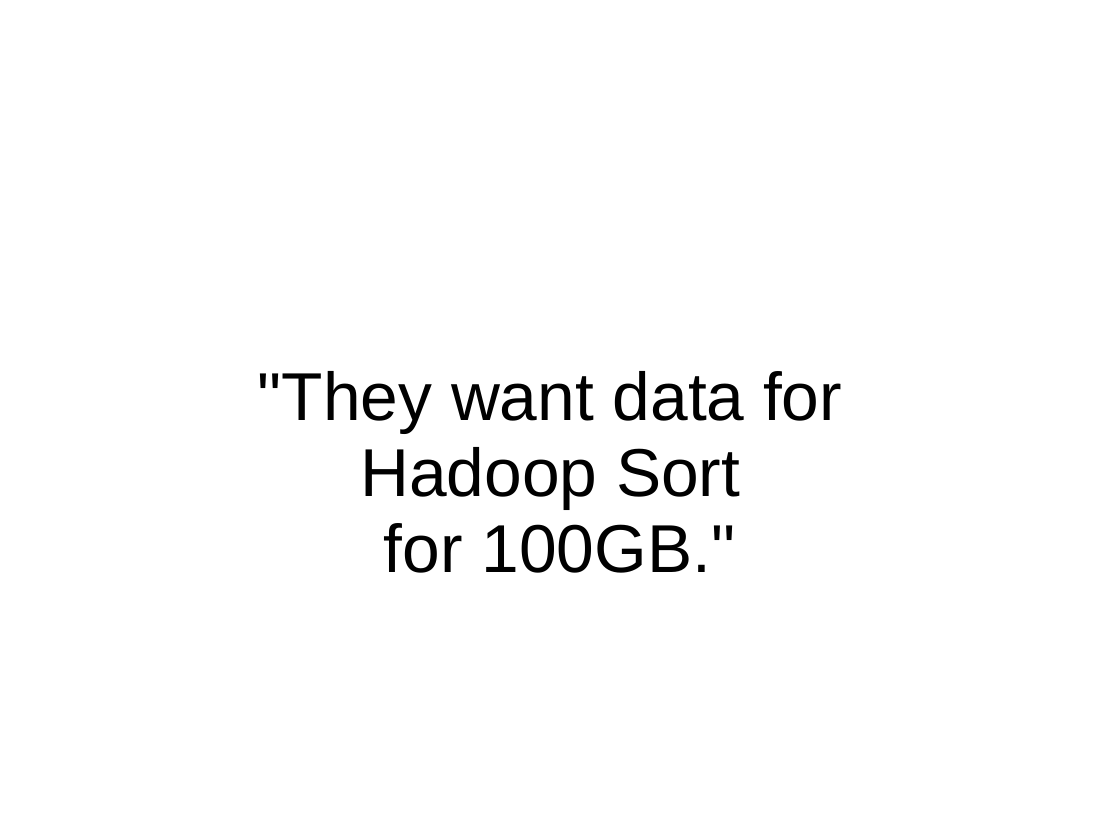
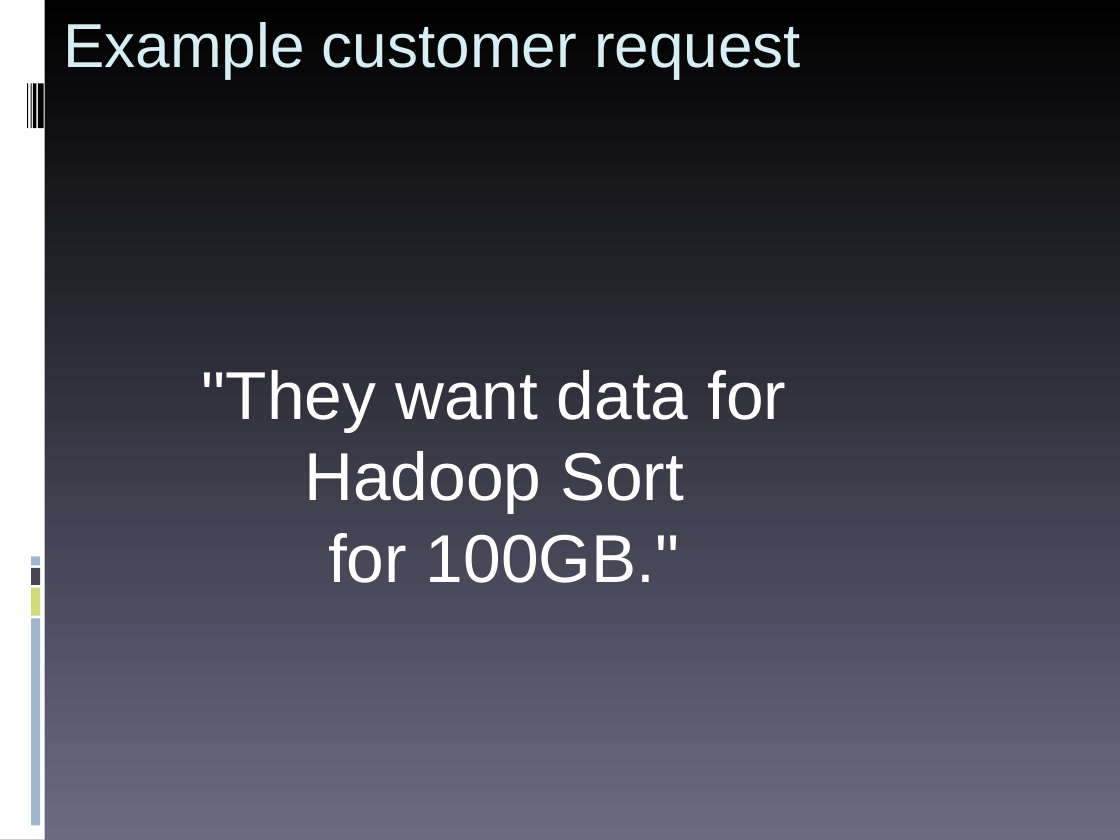
Before and after one commit to rhusar/smartfrog, a slide deck: slide 3 of core/components/hadoop/doc/workshop/benchmarking.ppt. Drawn at 1120x840 pixels with LibreOffice and Linux fonts; fonts in the diff are those of the drawing; background and template pictures are left out. Boxes give left, top, right and bottom in pixels: in the first picture for what was removed or moved away, otherwise in the second. Text is boxed around its words. In the diff, an @@ line names an element or a change of style, - is before the commit and + after.

```diff
--- a/core/components/hadoop/doc/workshop/benchmarking.ppt
+++ b/core/components/hadoop/doc/workshop/benchmarking.ppt
@@ background picture (left out) to gradient #000000 to #6A6A84 @@
@@ rectangle added at (0,0,45,839), fill #FFFFFF @@
@@ title "Example customer request" at (63,22,801,78): text colour #FFFFFF to #D6EEF4, bold off; alignment centre to left; line spacing 0.93 to 1; vertical alignment middle to top @@
@@ rectangle added at (27,83,28,128), fill #000000 @@
@@ rectangle added at (30,83,32,128), fill #000000 @@
@@ rectangle added at (33,83,36,128), fill #000000 @@
@@ rectangle added at (38,83,44,128), fill #000000 @@
@@ subtitle ""They want data for Hadoop ...": place and size @@
-subtitle ""They want data for Hadoop ..." at (258,371,842,573)
+subtitle ""They want data for Hadoop ..." at (202,370,786,583)
@@ subtitle ""They want data for Hadoop ..." at (202,370,786,583): text colour #000000 to #FFFFFF; line spacing 0.93 to 1; more space between paragraphs @@
@@ rectangle added at (32,568,41,585), fill #464653 @@
@@ rectangle added at (32,557,41,566), fill #9FB8CD @@
@@ rectangle added at (32,587,41,616), fill #D2DA7A @@
@@ rectangle added at (32,619,41,826), fill #9FB8CD @@
```
Also in this commit, not shown: 6 other slides changed, 1 slide added.
